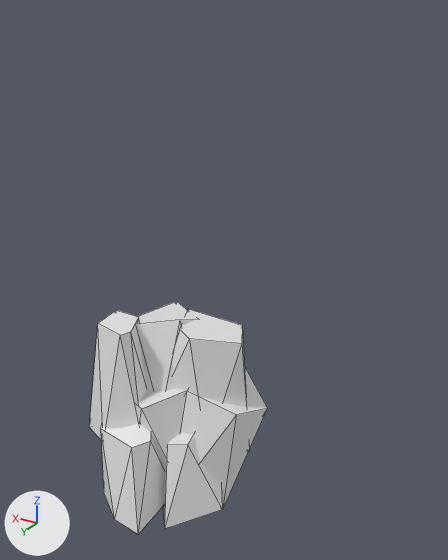
Before and after pictures for a commit that changed the FBX model BlackSmithGame/Assets/3Dmodels/rockcornnerwall_2.fbx.
Camera for both pictures: a camera (50 mm lens) standing at (-3.26, 5.77, 5.68) and looking at (0.31, -0.17, 2.71). Lighting does not change. The marker at lower left points along +X, +Y and +Z. Mesh edges are drawn as thin lines.

Script lines for the objects in view, before the commit:
```python
me_icosphere_002 = bpy.data.meshes.new('Icosphere.002')
me_icosphere_002.from_pydata(...)  # 70 vertices, 77 faces; spans x -132.0..87.0, y -42.0..224.0, z -40.0..177.0
ob_icosphere_005 = bpy.data.objects.new('Icosphere.005', me_icosphere_002)
ob_icosphere_005.location = (1.0, 1.0, 0.0)
ob_icosphere_005.rotation_euler = (1.571, 0.0, 0.0)  # degrees (90, 0, 0)
ob_icosphere_005.scale = (0.01, 0.01, 0.01)
```
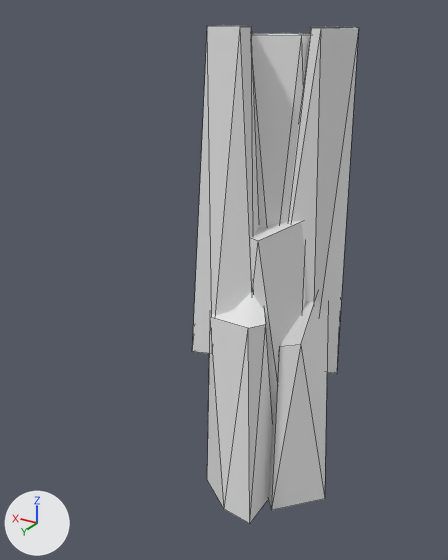
Location of each change, (x1, y1, x2, y2) in pixels of the pictures (448 x 560 px; the box of a moved part takes in the faces that stretch with it):
'Icosphere.005', reshaped, moved, rescaled (7% narrower, 113% taller)
    before: (89, 301, 268, 534)
    after: (192, 26, 359, 524)
part 1 of me_icosphere_002, moved or reshaped
    before: (101, 424, 165, 534)
    after: (207, 292, 272, 524)
part 2 of me_icosphere_002, moved or reshaped
    before: (173, 309, 246, 407)
    after: (288, 27, 359, 374)
part 3 of me_icosphere_002, moved or reshaped
    before: (137, 301, 196, 391)
    after: (252, 33, 310, 226)
part 4 of me_icosphere_002, moved or reshaped
    before: (136, 389, 185, 471)
    after: (251, 221, 305, 420)
part 5 of me_icosphere_002, moved or reshaped
    before: (163, 432, 222, 529)
    after: (268, 299, 328, 510)
part 6 of me_icosphere_002, moved or reshaped
    before: (89, 310, 147, 440)
    after: (192, 26, 259, 354)
part 7 of me_icosphere_002, deleted
    before: (181, 368, 268, 509)

Diff of the bpy script that builds the scene:
```diff
--- a/BlackSmithGame/Assets/3Dmodels/rockcornnerwall_2.fbx.py
+++ b/BlackSmithGame/Assets/3Dmodels/rockcornnerwall_2.fbx.py
@@ me_icosphere_002 @@
 me_icosphere_002.from_pydata(...)  # 70 vertices, 77 faces; spans x -132.0..87.0, y -42.0..224.0, z -40.0..177.0
 # used by ob_icosphere_005; location = (1.0, 1.0, 0.0); rotation_euler = (1.571, 0.0, 0.0), in degrees (90, 0, 0); scale = (0.01, 0.01, 0.01)
+# me_icosphere_002 part 1: the loose piece of 10 vertices spanning x -43.0..61.0, y -23.0..128.0, z -40.0..59.0 is scaled about the mesh origin by (0.01, 0.0242, 0.01)
+# me_icosphere_002 part 2: the loose piece of 10 vertices spanning x -119.0..38.0, y 49.0..216.0, z 58.0..140.0 is scaled about the mesh origin by (0.00545, 0.0268, 0.00955)
+# me_icosphere_002 part 3: the loose piece of 10 vertices spanning x -59.0..60.0, y 51.0..223.0, z 17.0..146.0 is scaled about the mesh origin by (0.01, 0.026, 0.01)
+# me_icosphere_002 part 4: the loose piece of 10 vertices spanning x -72.0..87.0, y -24.0..139.0, z 7.0..135.0 is scaled about the mesh origin by (0.01, 0.0243, 0.01)
+# me_icosphere_002 part 5: the loose piece of 10 vertices spanning x -106.0..-9.0, y -42.0..116.0, z -5.0..120.0 is scaled about the mesh origin by (0.01, 0.0209, 0.01)
+# me_icosphere_002 part 6: the loose piece of 10 vertices spanning x -15.0..79.0, y 63.0..224.0, z -8.0..68.0 is scaled about the mesh origin by (0.01, 0.0251, 0.01)
+# me_icosphere_002 part 7: the loose piece of 10 vertices spanning x -132.0..26.0, y -36.0..145.0, z 20.0..177.0 is deleted
@@ ob_icosphere_005 @@
 ob_icosphere_005 = bpy.data.objects.new('Icosphere.005', me_icosphere_002)
-ob_icosphere_005.location = (1.0, 1.0, 0.0)
+ob_icosphere_005.location = (0.0, 0.0, 0.0)
 ob_icosphere_005.rotation_euler = (1.571, 0.0, 0.0)  # degrees (90, 0, 0)
-ob_icosphere_005.scale = (0.01, 0.01, 0.01)
```
